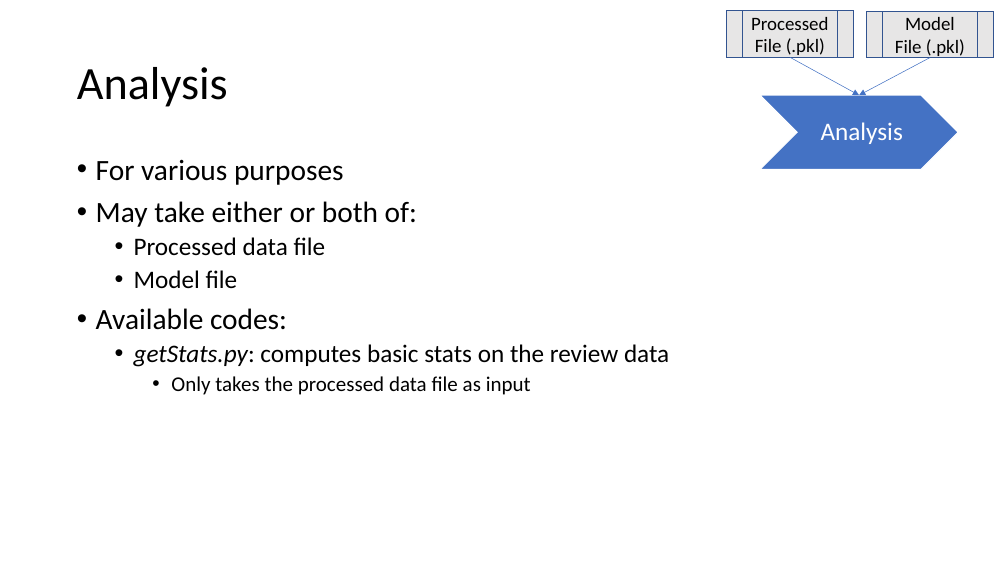
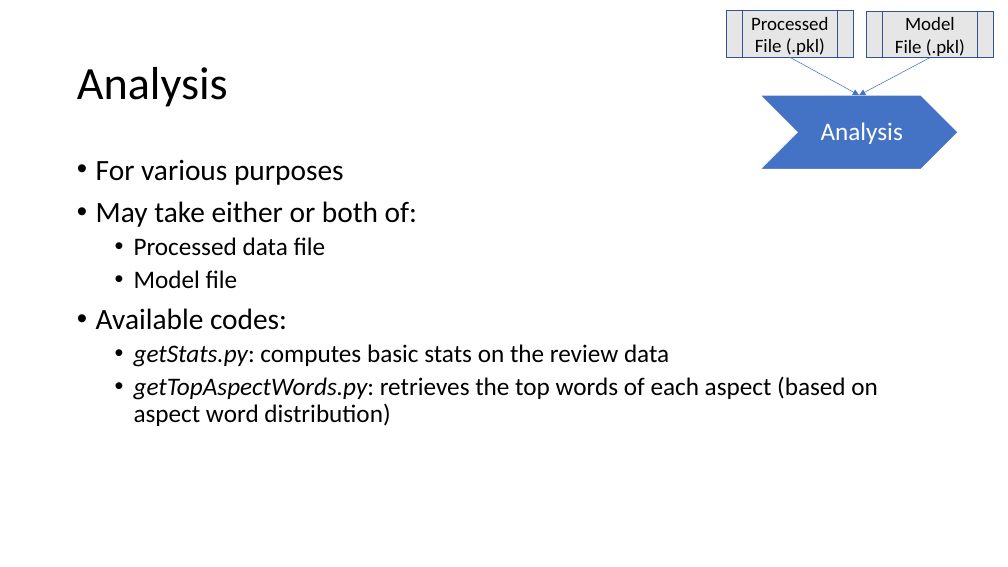
Before and after one commit to seuaciuc/CourseProject, a slide deck: slide 10 of CS410_Fall2020_CourseProject_Tutorial.pptx. Drawn at 1008x567 pixels with LibreOffice and Linux fonts; fonts in the diff are those of the drawing. Boxes give left, top, right and bottom in pixels: in the first picture for what was removed or moved away, otherwise in the second. Text is boxed around its words. In the diff, an @@ line names an element or a change of style, - is before the commit and + after.

```diff
--- a/CS410_Fall2020_CourseProject_Tutorial.pptx
+++ b/CS410_Fall2020_CourseProject_Tutorial.pptx
@@ text at <box>134,376,878,426</box>: text changed; size 20 to 24 pt @@
-    • Only takes the processed data file as input
+  • getTopAspectWords.py: retrieves the top words of each aspect (based on aspect word distribution)
```
Also in this commit, not shown: 1 other slide changed, 1 slide added.
